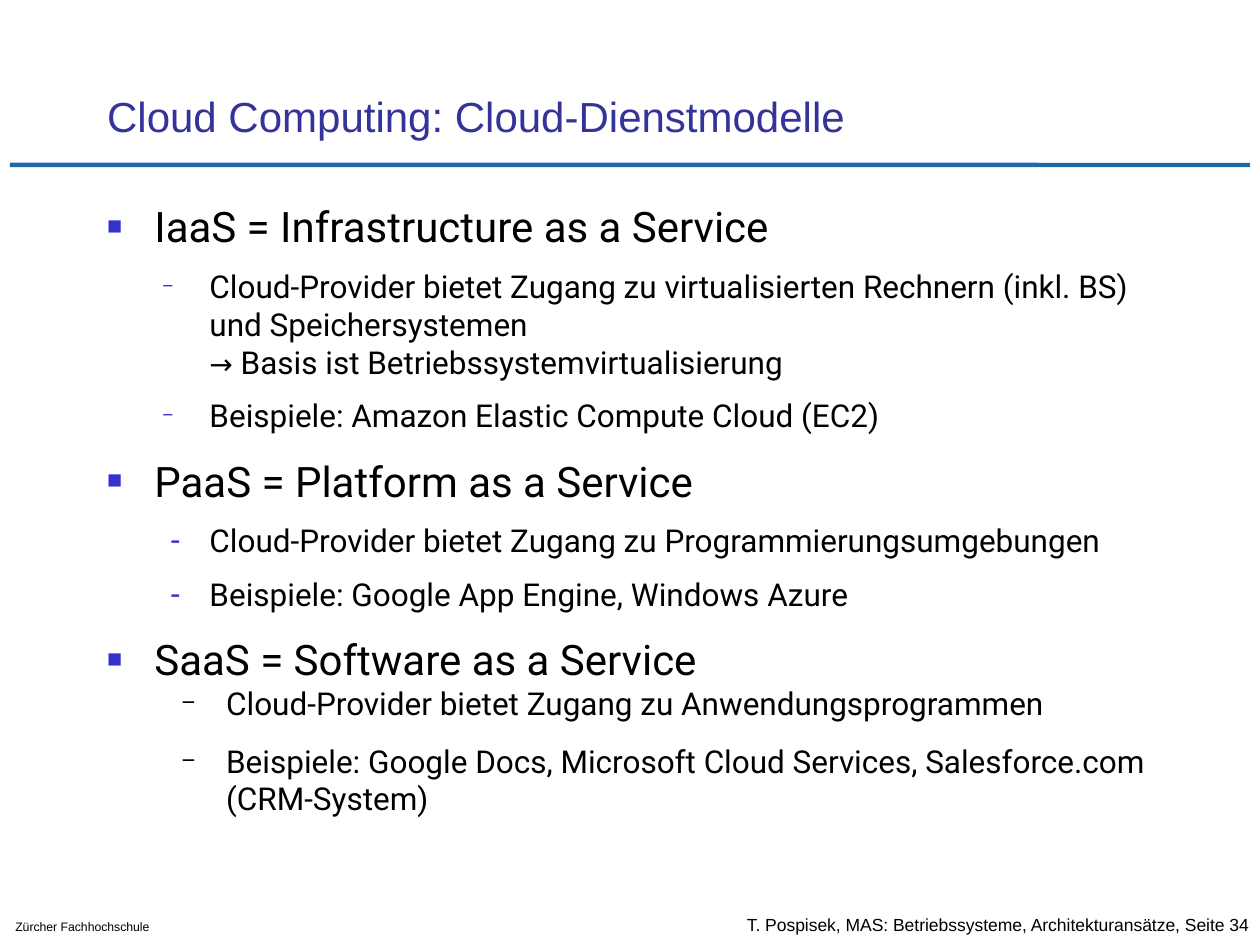
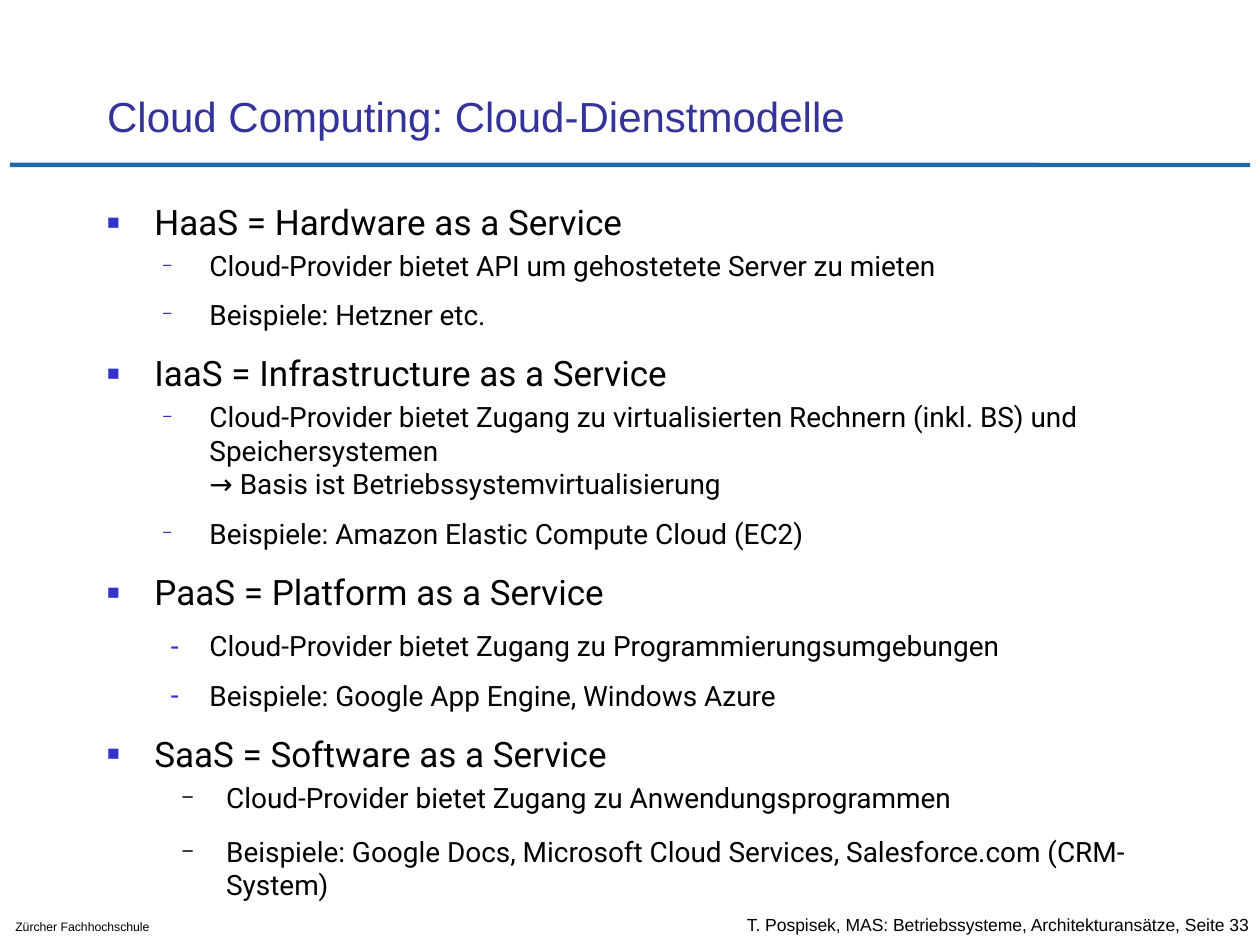
Before and after one commit to tpo/betriebssysteme, a slide deck: slide 33 of 02-2_Architekturansätze.odp (slide 34 before the commit). Drawn at 1260x945 pixels with LibreOffice and Linux fonts; fonts in the diff are those of the drawing; background and template pictures are left out. Boxes give left, top, right and bottom in pixels: in the first picture for what was removed or moved away, otherwise in the second. Text is boxed around its words. In the diff, an @@ line names an element or a change of style, - is before the commit and + after.

Commit message:
diverse Änderungen
S.5 Formattierung
S.6 alte Ringe 1 + 2 rausgeschmissen, System Management Engine in Ring -2 erwähnt
S.14 Unix Schichten Model (extrem ähnlich wie Linux Schichten Model) gelöscht
S.15 Linux Schichten Model angepasst
S.18 Kubernetes als "verteiltes Betriebssytem?" erwähnt
S.18 Formulierung etwas abgeschwächt ("immer mehr" ... naja)
S.30 Bytecode wird heute meist JIT'ed
S.30 *ausführbare* Programme werden unabhängig von CPU Arch!
S.33 HaaS eingefüht

```diff
--- a/02-2_Architekturansätze.odp
+++ b/02-2_Architekturansätze.odp
@@ text at <box>154,208,935,331</box>: paragraphs added @@
+■ HaaS = Hardware as a Service
+    − Cloud-Provider bietet API um gehostetete Server zu mieten
+    − Beispiele: Hetzner etc.
@@ text at <box>154,359,1124,901</box>: size 24 to 20 pt in "IaaS = Infrastructure as a Service", "PaaS = Platform as a Service", "SaaS = Software as a Service"; size 18 to 16 pt in "Cloud-Provider bietet Zugang zu virtualisierten Rechnern (in ...", "Beispiele: Amazon Elastic Compute Cloud (EC2)", "Cloud-Provider bietet Zugang zu Programmierungsumgebungen", "Beispiele: Google App Engine, Windows Azure" and 2 more places; less space between paragraphs; more space between paragraphs @@
@@ text at <box>747,918,1248,935</box>: text changed @@
-T. Pospisek, MAS: Betriebssysteme, Architekturansätze, Seite 34
+T. Pospisek, MAS: Betriebssysteme, Architekturansätze, Seite 33
```
Also in this commit, not shown: 5 other slides changed, 1 slide removed, 1 other file.
